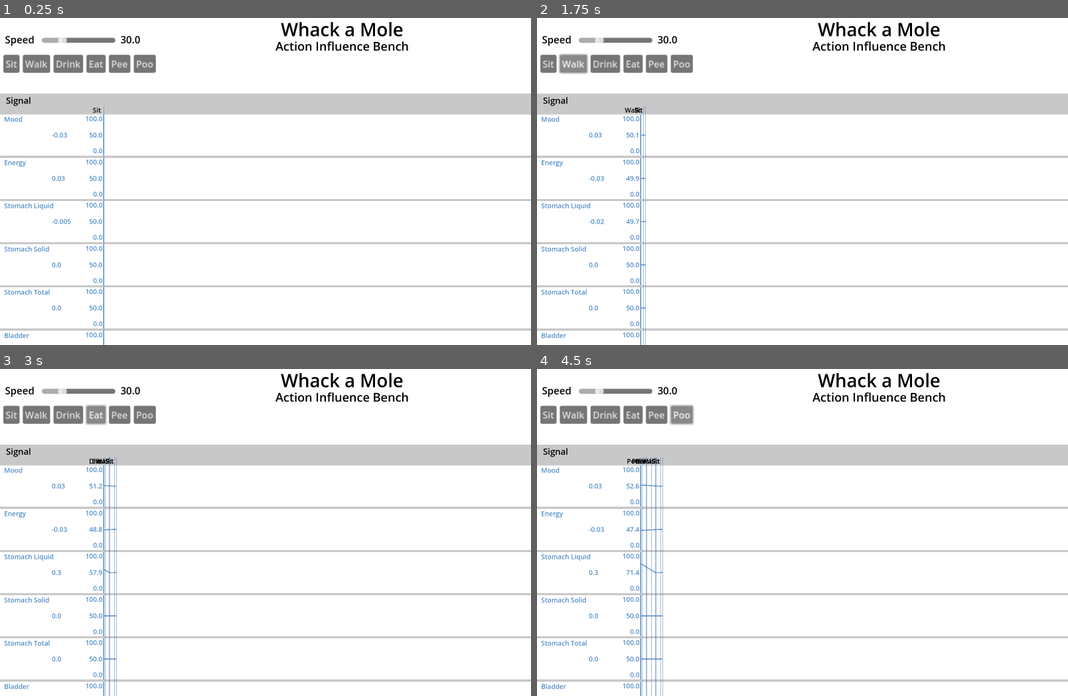
Above: before the commit, frames 1-4 (two rows, left to right).
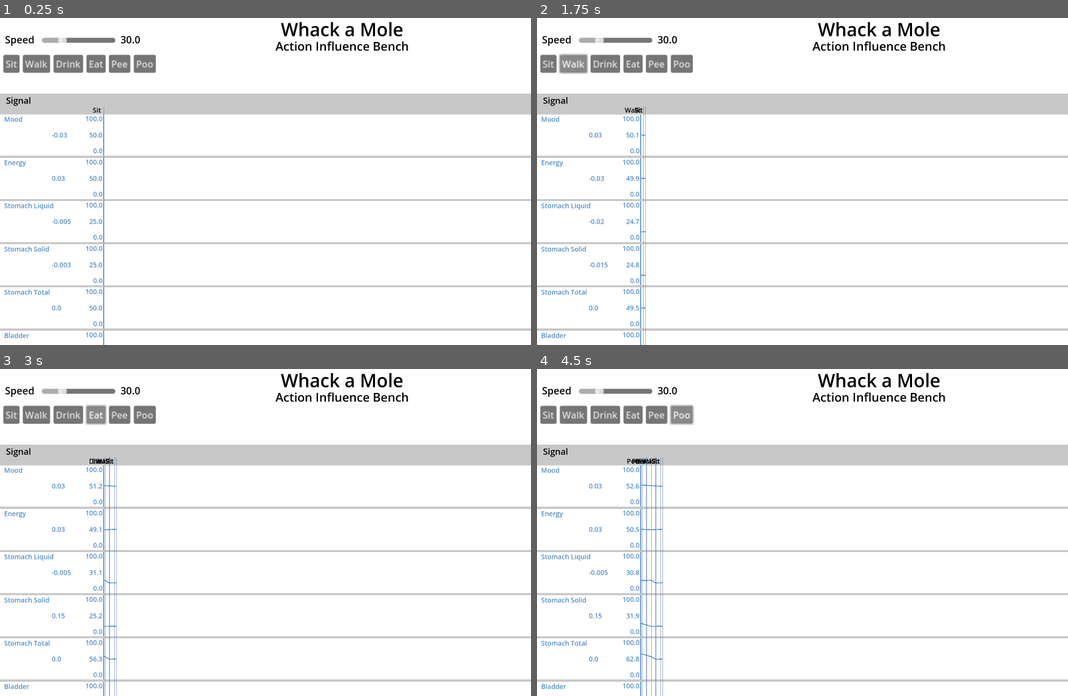
Above: after the commit, the same moments.

Repository: steampunkmind/mitw-action-influence-bench
Game: Godot game, scene res://bench.tscn
The game is run twice, just before and just after one commit, with the same random seed, the same clock (stepped at 60 frames per second) and the same inputs.
Inputs:
- Up to frame 1 (0.25 s): no input
- Up to frame 2 (1.75 s): click "Sit" at 0.5 s; click "Walk" at 1.25 s
- Up to frame 3 (3 s): click "Drink" at 2 s; click "Eat" at 2.75 s
- Up to frame 4 (4.5 s): click "Pee" at 3.5 s; click "Poo" at 4.25 s

The runs differ from the first frame. In frame 1, less than 0.1% of the frame differs, in the area x 9-19%, y 61-77%; in frame 2, 0.1%; in frame 3, 0.2%; in frame 4, 0.3%, in the area x 9-24%, y 48-90%.

Commit message:
Adds Sum formula.

Diff:
--- a/bench.tscn
+++ b/bench.tscn
@@ -93,13 +93,16 @@
 "max": 100.0,
 "min": 0.0,
 "name": "Stomach Liquid",
-"value": 50.0
+"value": 25.0
 }, {
 "max": 100.0,
 "min": 0.0,
 "name": "Stomach Solid",
-"value": 50.0
+"value": 25.0
 }, {
+"formulas": {
+"Sum": ["Stomach Liquid", "Stomach Solid"]
+},
 "max": 100.0,
 "min": 0.0,
 "name": "Stomach Total",
@@ -126,14 +129,16 @@
 "influences": {
 "Energy": 0.03,
 "Mood": -0.03,
-"Stomach Liquid": -0.005
+"Stomach Liquid": -0.005,
+"Stomach Solid": -0.003
 },
 "name": "Sit"
 }, {
 "influences": {
 "Energy": -0.03,
 "Mood": 0.03,
-"Stomach Liquid": -0.02
+"Stomach Liquid": -0.02,
+"Stomach Solid": -0.015
 },
 "name": "Walk"
 }, {
@@ -142,6 +147,12 @@
 },
 "name": "Drink"
 }, {
+"influences": {
+"Energy": 0.03,
+"Mood": 0.03,
+"Stomach Liquid": -0.005,
+"Stomach Solid": 0.15
+},
 "name": "Eat"
 }, {
 "name": "Pee"
--- a/signal_graph.gd
+++ b/signal_graph.gd
@@ -7,7 +7,7 @@
 var name_line_offset: float
 var action_names: Array[Control]
 var action_lines: Array[Node2D]
-var signal_graph_rows: Array[SignalGraphRow]
+var signal_graph_rows: Dictionary[String, SignalGraphRow]
 
 
 # Called when the node enters the scene tree for the first time.
@@ -21,15 +21,11 @@
 	var row_location = header_margin
 	for signal_dict: Dictionary in signal_array_dicts:
 		var row = signal_graph_row_template.instantiate()
-		row.set_name(signal_dict.name)
+		row.set_signal_dict(signal_dict)
 		row.set_row_location(row_location)
-		row.set_signal_name(signal_dict.name)
-		row.set_signal_min(signal_dict.min)
-		row.set_signal_max(signal_dict.max)
-		row.set_signal_value(signal_dict.value)
 		row.size.y = row_size - row_margin
 		add_child(row)
-		signal_graph_rows.append(row)
+		signal_graph_rows.set(signal_dict.name, row)
 		row_location = row_location + row_size
 
 
@@ -57,7 +53,7 @@
 		remove_child(action_names.get(action_names.size() - 1))
 		remove_child(action_lines.get(action_lines.size() - 1))
 
-	for row in signal_graph_rows:
+	for row in signal_graph_rows.values():
 		row.add_frame_to_graph()
 
 
@@ -76,7 +72,33 @@
 	# Set influences
 	var influences = dict.get("influences")
 	if (influences != null):
-		for row in signal_graph_rows:
+		for row in signal_graph_rows.values():
 			var influence = influences.get(row.name)
 			if (influence != null):
 				row.set_influence(influence)
+
+### Support for signal graph rows ###
+# All signal values that depend on other rows
+# should be calculated by the SignalGraph
+# SignalGraphRows should be blind to other rows.
+func calc_signal_formulas(formulas: Dictionary) -> float:
+	var result = 0.0
+	for key: String in formulas.keys():
+		#This should be done with a base class and a subclass for each formula type
+		match (key):
+			"Sum":
+				var signal_names = formulas.get(key)
+				for signal_name: String in signal_names:
+					var signal_graph_row = signal_graph_rows.get(signal_name)
+					result += signal_graph_row.get_signal_value()
+			_:
+				print(key + " formula not found.")
+
+	return result
+
+func sum_formula(signal_names: Array) -> float:
+	var result = 0.0
+	for signal_name: String in signal_names:
+		result = 2
+
+	return result
--- a/signal_graph_row.gd
+++ b/signal_graph_row.gd
@@ -5,6 +5,7 @@
 var signal_max
 var signal_value
 var signal_influence = 0
+var signal_formulas = null
 
 # Called when the node enters the scene tree for the first time.
 func _ready() -> void:
@@ -34,6 +35,14 @@
 	p.y = y
 	set_position(p)
 
+func set_signal_dict(signal_dict: Dictionary) -> void:
+	set_name(signal_dict.name) # sets name of node
+	set_signal_name(signal_dict.name) #!needed?
+	set_signal_min(signal_dict.min)
+	set_signal_max(signal_dict.max)
+	set_signal_value(signal_dict.value)
+	signal_formulas = signal_dict.get("formulas")
+
 func set_signal_name(value: String) -> void:
 	$Name.text = value
 
@@ -48,6 +57,9 @@
 func set_signal_value(value: float) -> void:
 	signal_value = value
 	$SignalValue.text = str("%.1f" % value)
+
+func get_signal_value() -> float:
+	return signal_value
 
 
 func add_frame_to_graph() -> void:
@@ -75,9 +87,14 @@
 	signal_influence = value
 
 
-# Utils
+### Utils ###
 func update_signal_change_value() -> void:
-	var new_signal_value = signal_value + signal_influence
+	var new_signal_value
+	if (signal_formulas == null):
+		new_signal_value = signal_value + signal_influence
+	else:
+		new_signal_value = get_parent().calc_signal_formulas(signal_formulas)
+
 	if (new_signal_value < signal_min):
 		new_signal_value = signal_min
 	elif (new_signal_value > signal_max):
